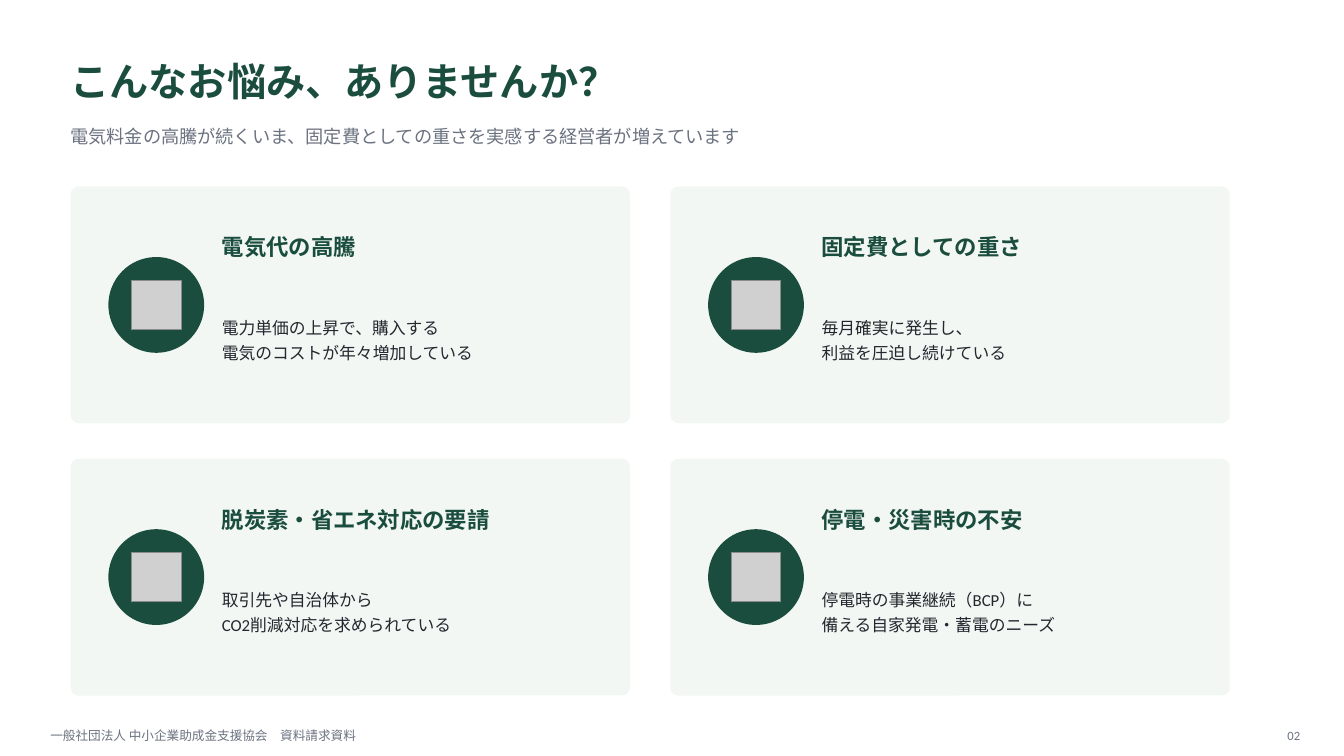
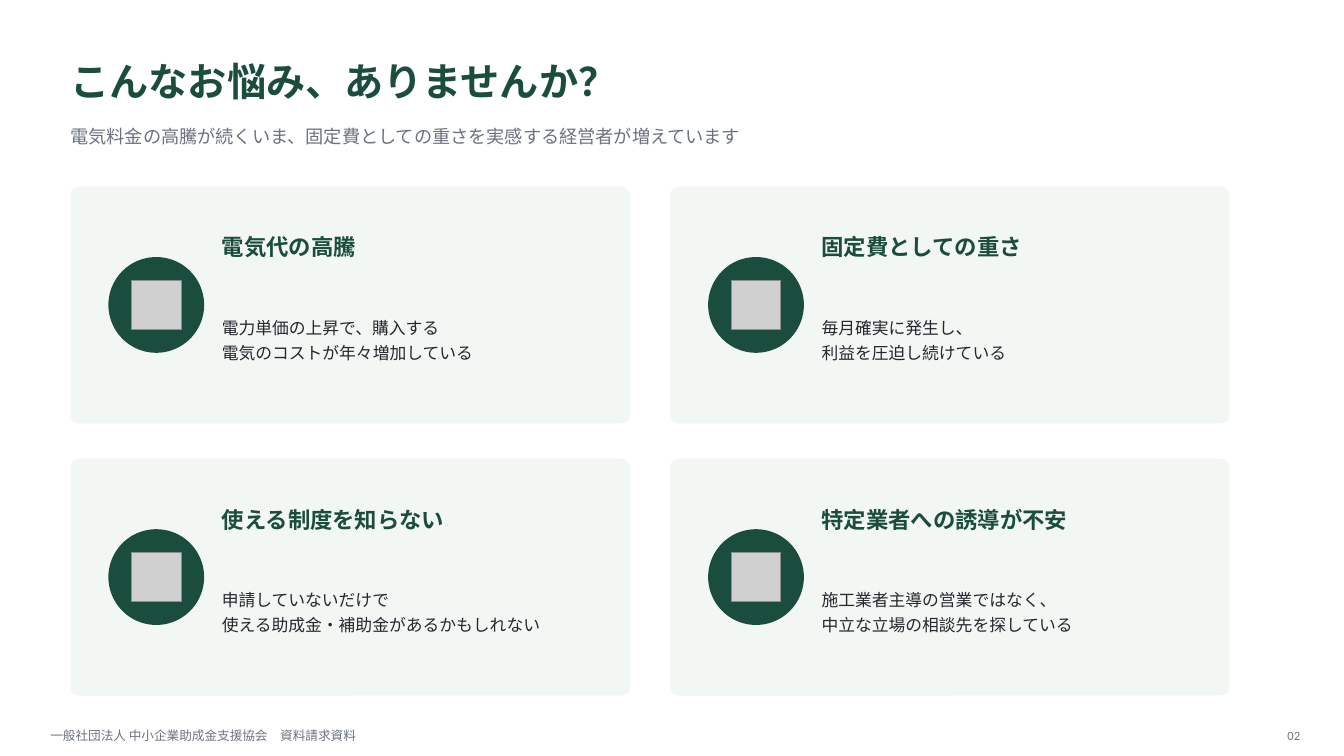
Before and after one commit to shuichik331/DM-, a slide deck: slide 2 of docs/資料/中小企業助成金支援協会_資料請求資料.pptx. Drawn at 1344x756 pixels with LibreOffice and Linux fonts; fonts in the diff are those of the drawing; grey boxes stand for pictures. Boxes give left, top, right and bottom in pixels: in the first picture for what was removed or moved away, otherwise in the second. Text is boxed around its words. In the diff, an @@ line names an element or a change of style, - is before the commit and + after.

```diff
--- a/docs/資料/中小企業助成金支援協会_資料請求資料.pptx
+++ b/docs/資料/中小企業助成金支援協会_資料請求資料.pptx
@@ text at bbox=[222, 509, 445, 530]: text changed @@
-脱炭素・省エネ対応の要請
+使える制度を知らない
@@ text at bbox=[822, 509, 1068, 530]: text changed @@
-停電・災害時の不安
+特定業者への誘導が不安
@@ text at bbox=[222, 592, 540, 633]: text changed @@
-取引先や自治体から
-CO2削減対応を求められている
+申請していないだけで
+使える助成金・補助金があるかもしれない
@@ text at bbox=[822, 592, 1073, 633]: text changed @@
-停電時の事業継続（BCP）に
-備える自家発電・蓄電のニーズ
+施工業者主導の営業ではなく、
+中立な立場の相談先を探している
```
Also in this commit, not shown: 9 other slides changed, 2 slides removed.
